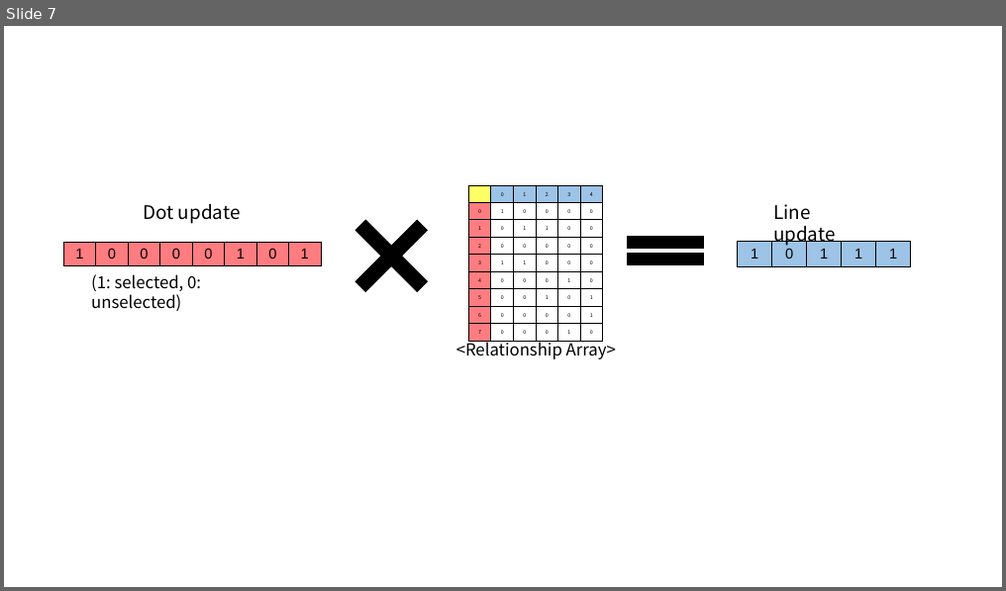
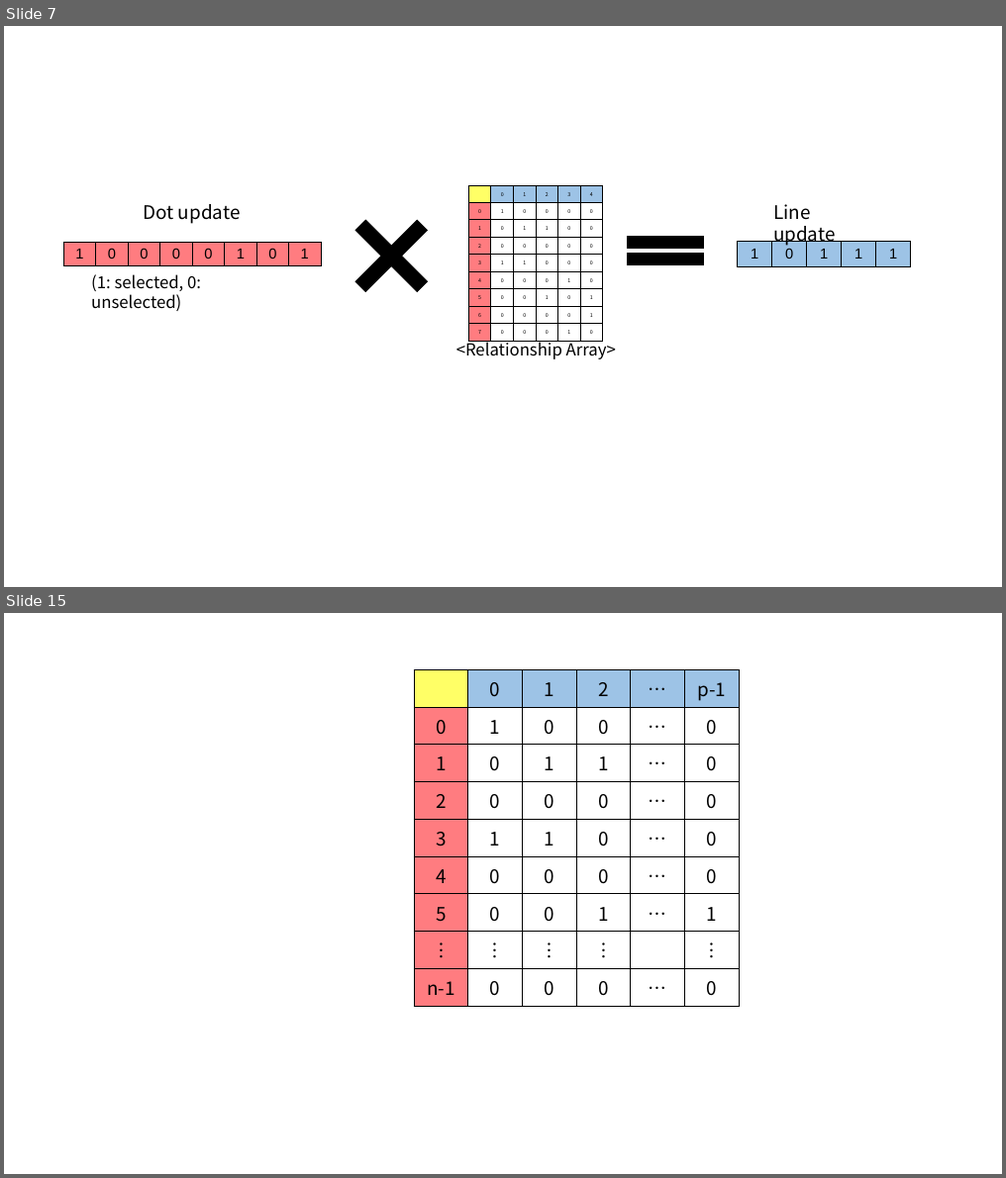
Before and after one commit to JonghyunBae/r-interactive-graphics-via-html, a slide deck: papers/poster picture.pptx. Shown one above the other, each under a label of ours: slide 7 before the commit, slides 7 and 15 after it; the slides between them are not shown. The pictures are 1006x591 and 1006x1178 pixels, drawn with LibreOffice and Linux fonts; fonts in the diff are those of the drawing. Boxes give left, top, right and bottom in pixels: in the first picture for what was removed or moved away, otherwise in the second. Text is boxed around its words. In the diff, an @@ line names an element or a change of style, - is before the commit and + after.

```diff
--- a/papers/poster picture.pptx
+++ b/papers/poster picture.pptx
@@ slide 15 added at box(4, 613, 1002, 1174), background #FFFFFF @@
@@ table added at box(414, 669, 738, 1007), 9 rows, 6 columns @@
+ | 0 | 1 | 2 | … | p-1
+0 | 1 | 0 | 0 | … | 0
+1 | 0 | 1 | 1 | … | 0
+2 | 0 | 0 | 0 | … | 0
+3 | 1 | 1 | 0 | … | 0
+4 | 0 | 0 | 0 | … | 0
+5 | 0 | 0 | 1 | … | 1
+︙ | ︙ | ︙ | ︙ |  | ︙
+n-1 | 0 | 0 | 0 | … | 0
```
Also in this commit, not shown: 7 other slides added, 1 other file.
